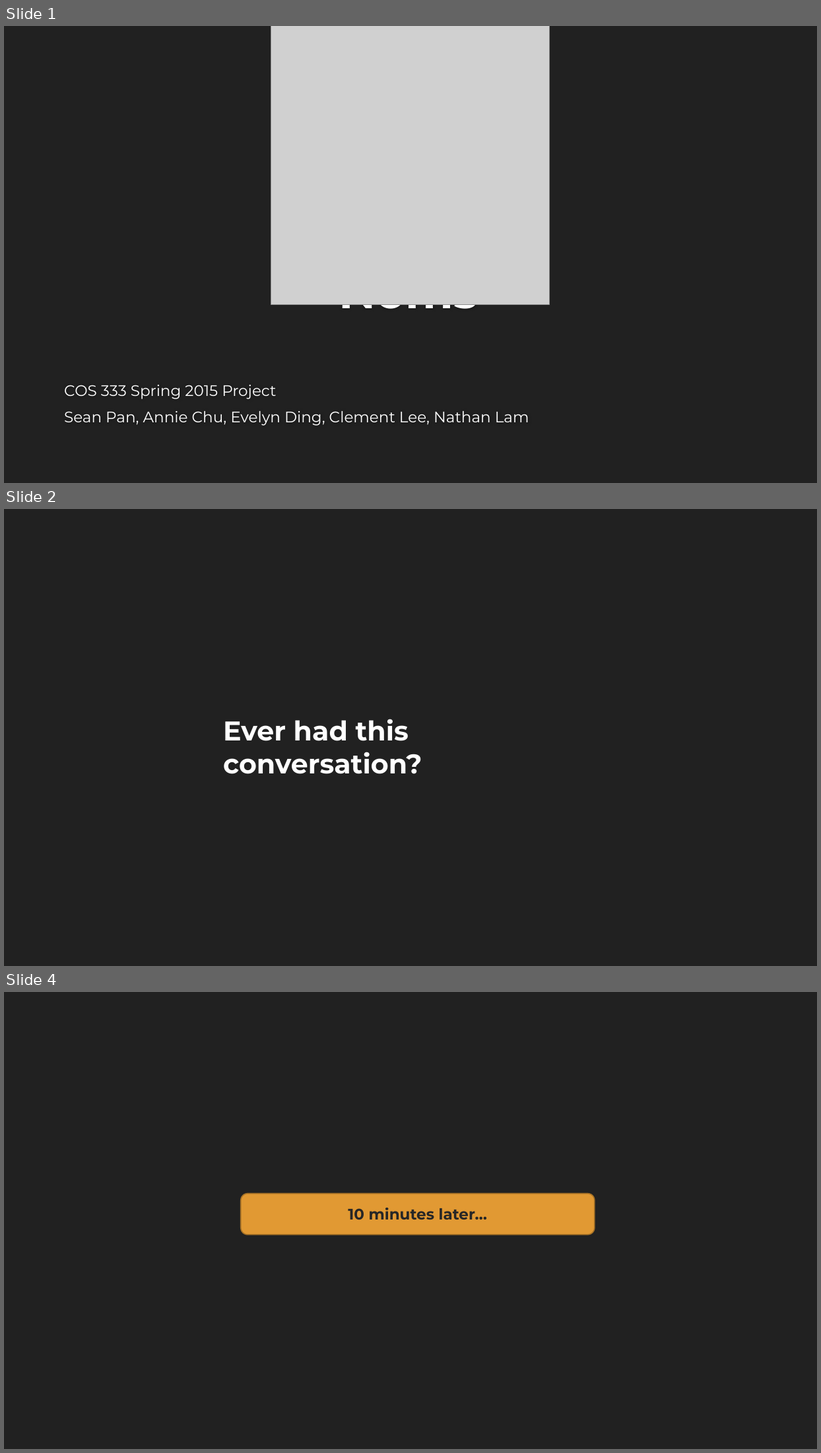
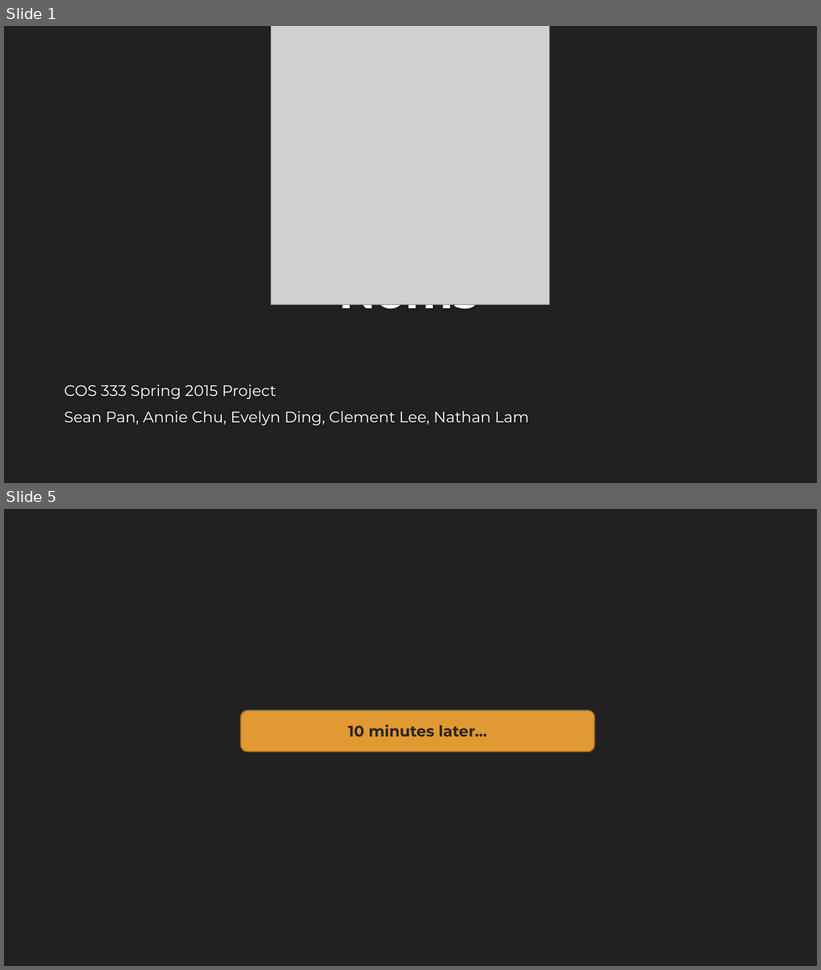
Before and after one commit to nathanshiaulam/cos333, a slide deck: Noms.pptx. Shown one above the other, each under a label of ours: slides 1, 2 and 4 before the commit, slides 1 and 5 after it; the slides between them are not shown. The pictures are 821x1453 and 821x970 pixels, drawn with LibreOffice and Linux fonts; fonts in the diff are those of the drawing; grey boxes stand for pictures; background and template pictures are left out. Boxes give left, top, right and bottom in pixels: in the first picture for what was removed or moved away, otherwise in the second. Text is boxed around its words. In the diff, an @@ line names an element or a change of style, - is before the commit and + after.

```diff
--- a/Noms.pptx
+++ b/Noms.pptx
@@ slide 2 removed at <box>4,509,817,966</box>, background #212121 @@
@@ text removed at <box>223,719,422,774</box> @@
-Ever had this conversation?
@@ what was slide 4 is now slide 5 @@
```
Also in this commit, not shown: 2 slides changed, 3 slides added, 2 other files.
